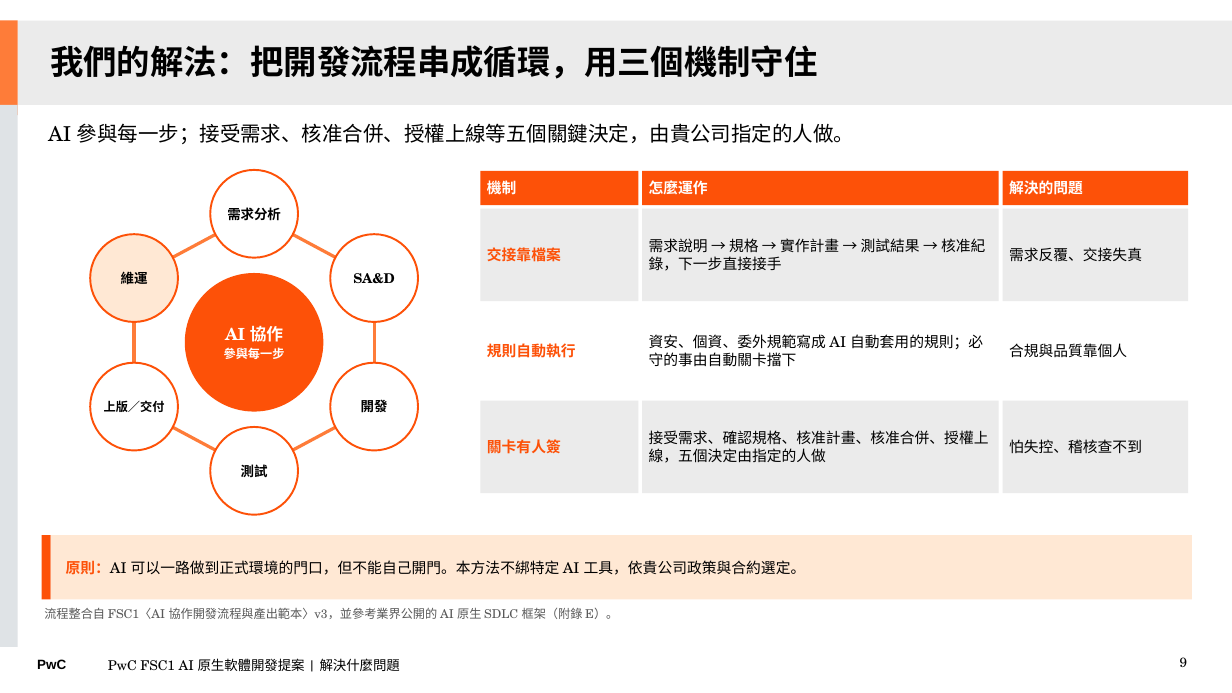
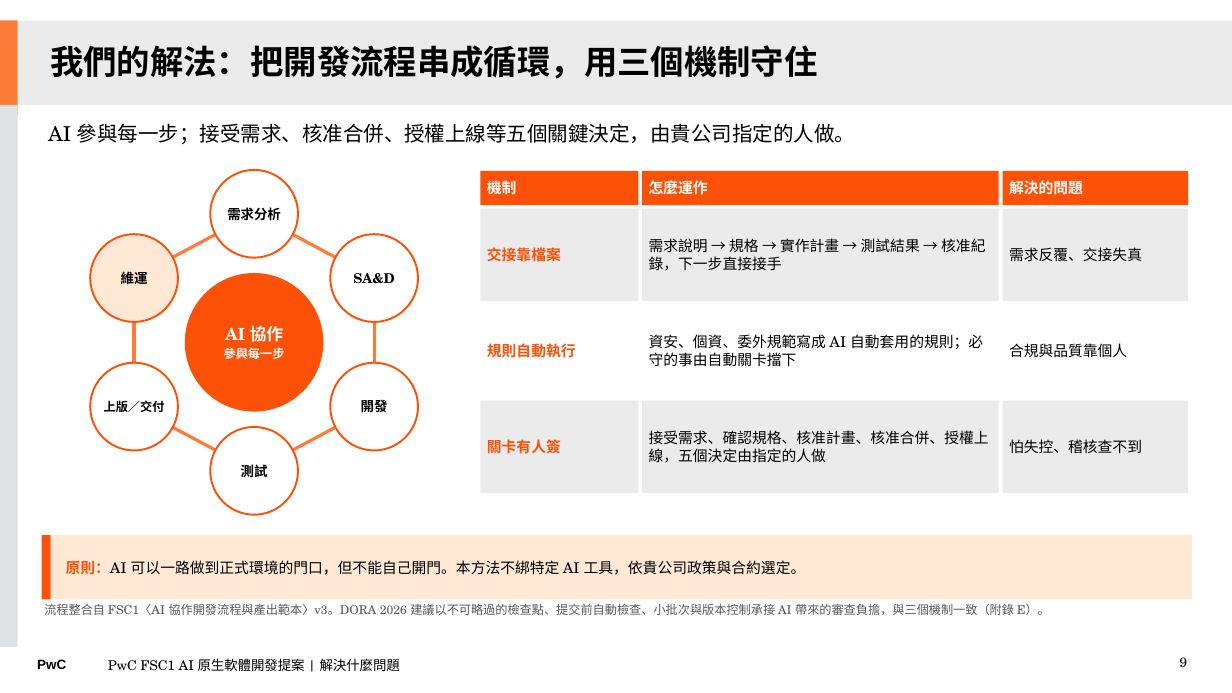
Before and after one commit to Robshao/PwC_FSC1, a slide deck: slide 9 of research/ai-native-sdlc/AI原生軟體開發_合夥人提案簡報_客戶版.pptx. Drawn at 1232x693 pixels with LibreOffice and Linux fonts; fonts in the diff are those of the drawing. Boxes give left, top, right and bottom in pixels: in the first picture for what was removed or moved away, otherwise in the second. Text is boxed around its words. In the diff, an @@ line names an element or a change of style, - is before the commit and + after.

```diff
--- a/research/ai-native-sdlc/AI原生軟體開發_合夥人提案簡報_客戶版.pptx
+++ b/research/ai-native-sdlc/AI原生軟體開發_合夥人提案簡報_客戶版.pptx
@@ text at [44,604,1050,615]: text changed @@
-流程整合自 FSC1〈AI 協作開發流程與產出範本〉v3，並參考業界公開的 AI 原生 SDLC 框架（附錄 E）。
+流程整合自 FSC1〈AI 協作開發流程與產出範本〉v3。DORA 2026 建議以不可略過的檢查點、提交前自動檢查、小批次與版本控制承接 AI 帶來的審查負擔，與三個機制一致（附錄 E）。
```
Also in this commit, not shown: 4 other slides changed, 5 other files.
